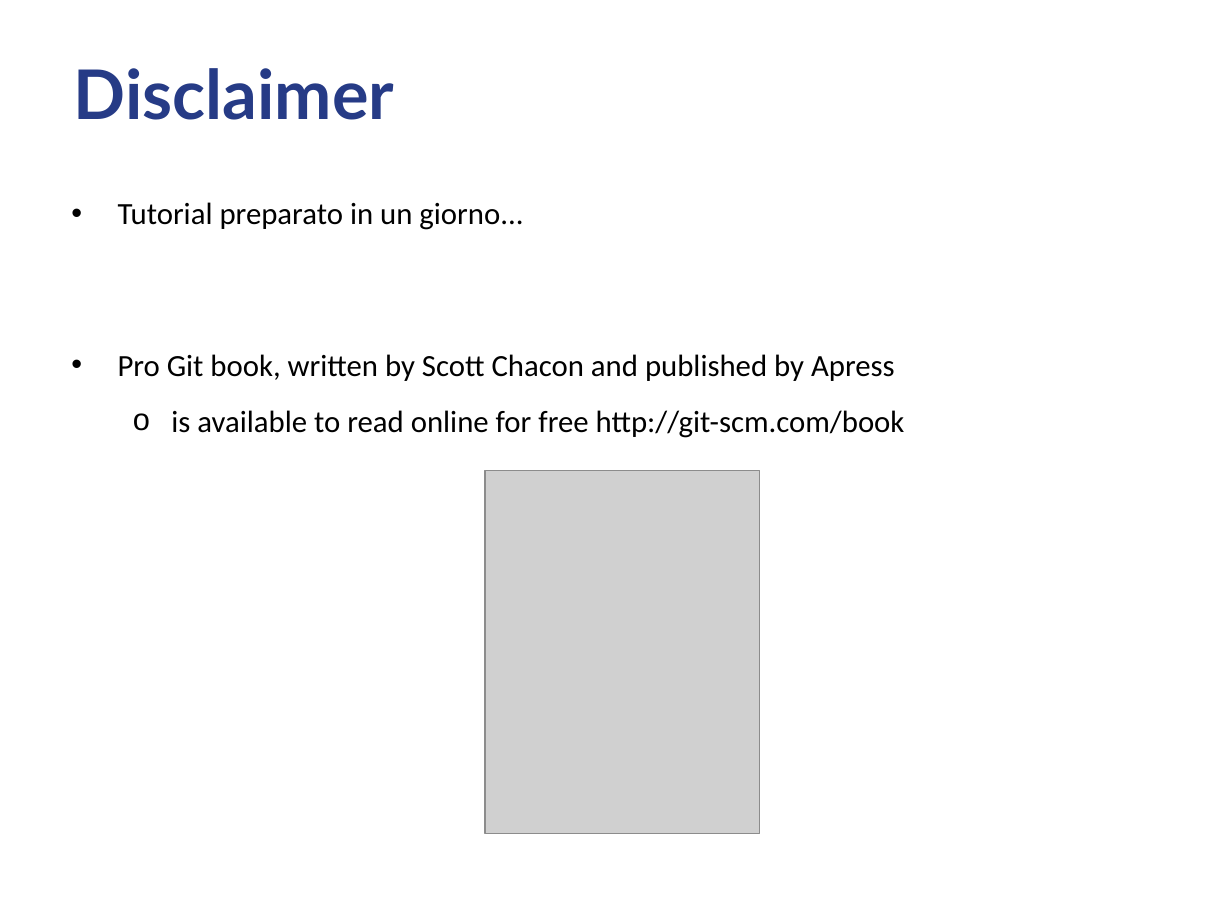
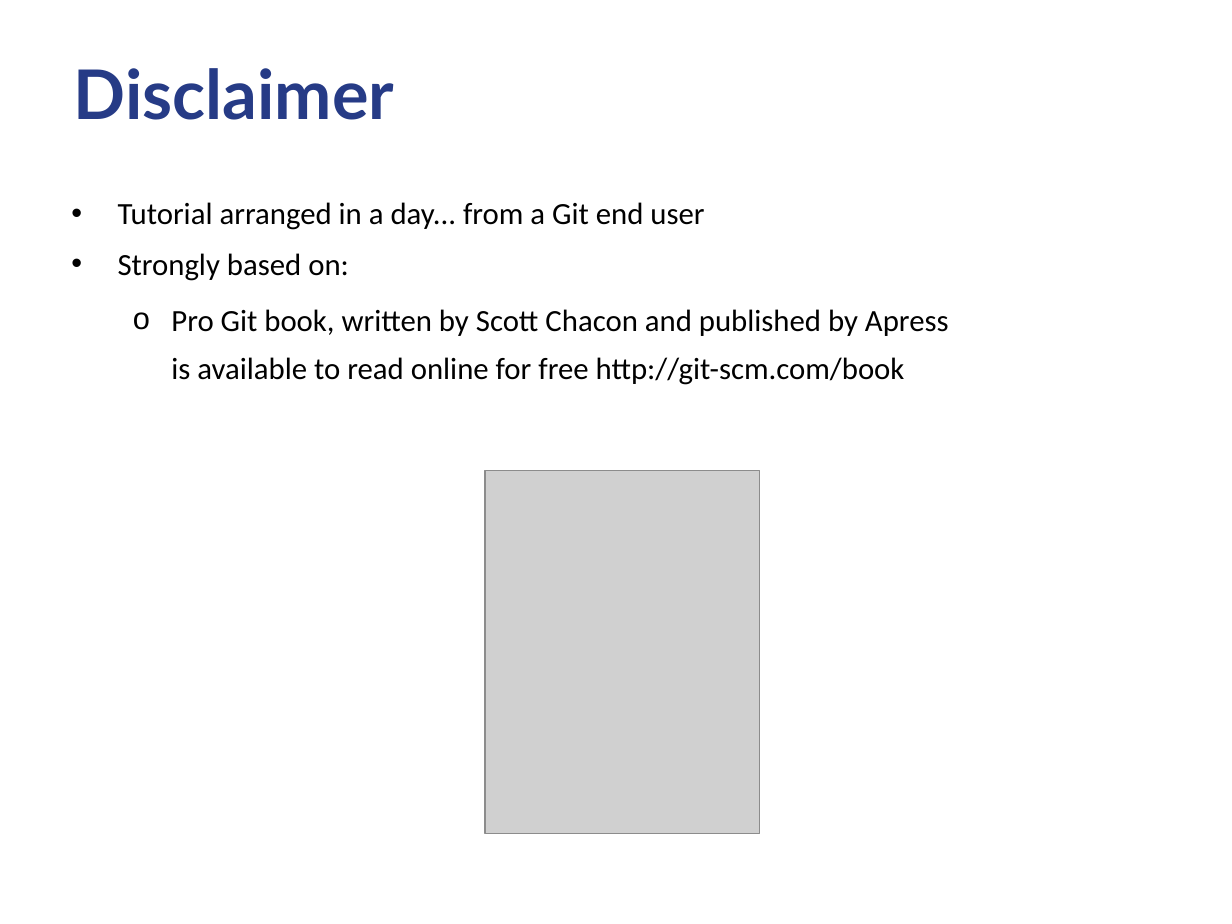
Before and after one commit to criluc/mini-git-tutorial, a slide deck: slide 2 of miniGitTutorial-12-2012.odp. Drawn at 1232x924 pixels with LibreOffice and Linux fonts; fonts in the diff are those of the drawing; grey boxes stand for pictures; background and template pictures are left out. Boxes give left, top, right and bottom in pixels: in the first picture for what was removed or moved away, otherwise in the second. Text is boxed around its words. In the diff, an @@ line names an element or a change of style, - is before the commit and + after.

```diff
--- a/miniGitTutorial-12-2012.odp
+++ b/miniGitTutorial-12-2012.odp
@@ text at bbox=[118, 202, 704, 281]: text changed @@
-• Tutorial preparato in un giorno...
+• Tutorial arranged in a day... from a Git end user
+• Strongly based on:
@@ text at bbox=[171, 309, 949, 385]: bullet • to o; list level 1 to 2 in "Pro Git book, written by ..."; bullet o to none @@
```
Also in this commit, not shown: 4 other slides changed, 20 slides added.
